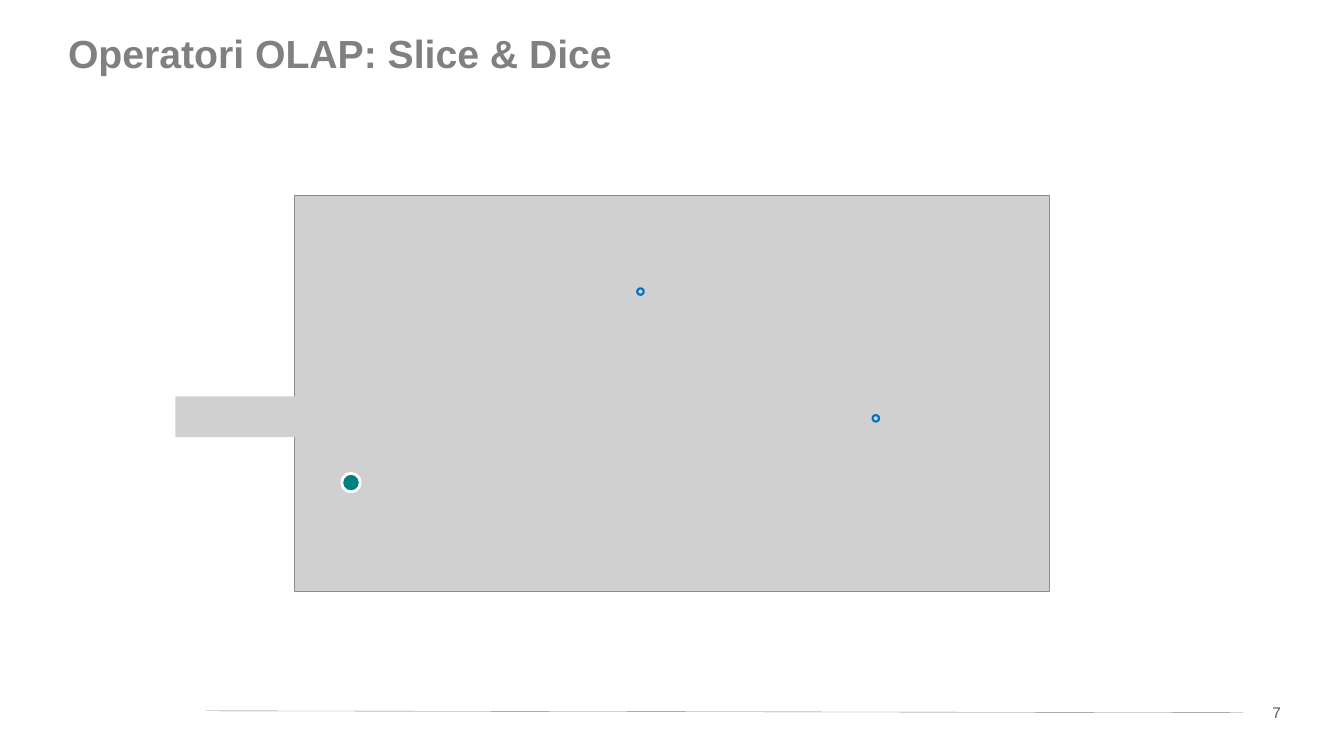
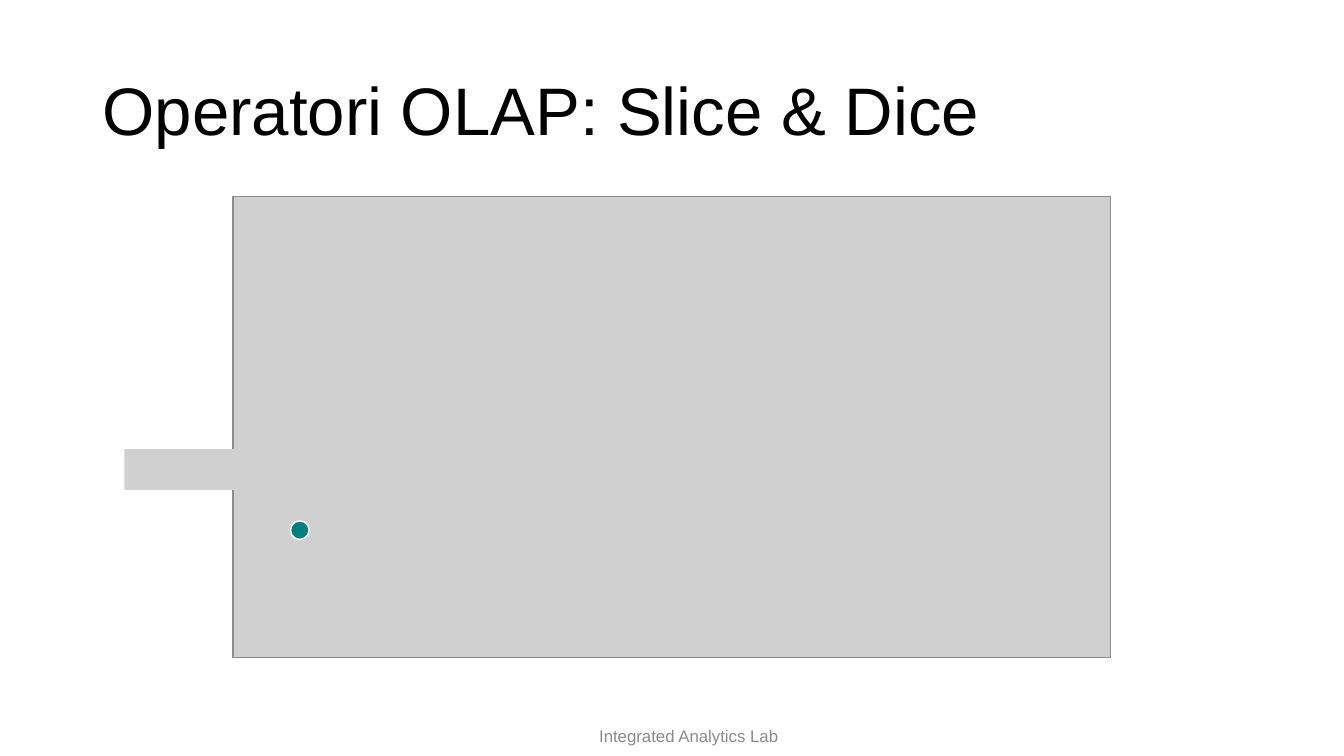
Before and after one commit to w4bo/teaching-handsondatapipelines, a slide deck: slide 6 of 04-OLAPandVisualization/slides.pptx (slide 7 before the commit). Drawn at 1344x756 pixels with LibreOffice and Linux fonts; fonts in the diff are those of the drawing; grey boxes stand for pictures; background and template pictures are left out. Boxes give left, top, right and bottom in pixels: in the first picture for what was removed or moved away, otherwise in the second. Text is boxed around its words. In the diff, an @@ line names an element or a change of style, - is before the commit and + after.

```diff
--- a/04-OLAPandVisualization/slides.pptx
+++ b/04-OLAPandVisualization/slides.pptx
@@ title "Operatori OLAP: Slice & Dice": place and size @@
-title "Operatori OLAP: Slice & Dice" at box(68, 39, 612, 76)
+title "Operatori OLAP: Slice & Dice" at box(102, 86, 979, 147)
@@ title "Operatori OLAP: Slice & Dice" at box(102, 86, 979, 147): size 28 to 48 pt, text colour #808080 to #000000, bold off; vertical alignment top to middle @@
@@ picture: place and size @@
-picture at box(294, 196, 1049, 592)
+picture at box(233, 197, 1111, 657)
@@ ellipse removed at box(637, 288, 643, 294) @@
@@ picture removed at box(175, 396, 571, 437) @@
@@ ellipse removed at box(873, 415, 879, 421) @@
@@ picture added at box(124, 450, 519, 490) @@
@@ ellipse: place and size @@
-ellipse at box(342, 474, 360, 492)
+ellipse at box(290, 521, 309, 539)
@@ ellipse at box(290, 521, 309, 539): outline #FFFFFF 2 pt to #FFFFFF 1 pt @@
@@ line removed from (207, 711) to (1244, 713) @@
@@ page number removed at box(1272, 707, 1281, 718) @@
-7
@@ text added at box(599, 730, 778, 746), 12 pt, text #8C8C8C @@
+Integrated Analytics Lab
```
Also in this commit, not shown: 49 other slides changed, 1 slide added, 10 slides removed, 4 other files.
